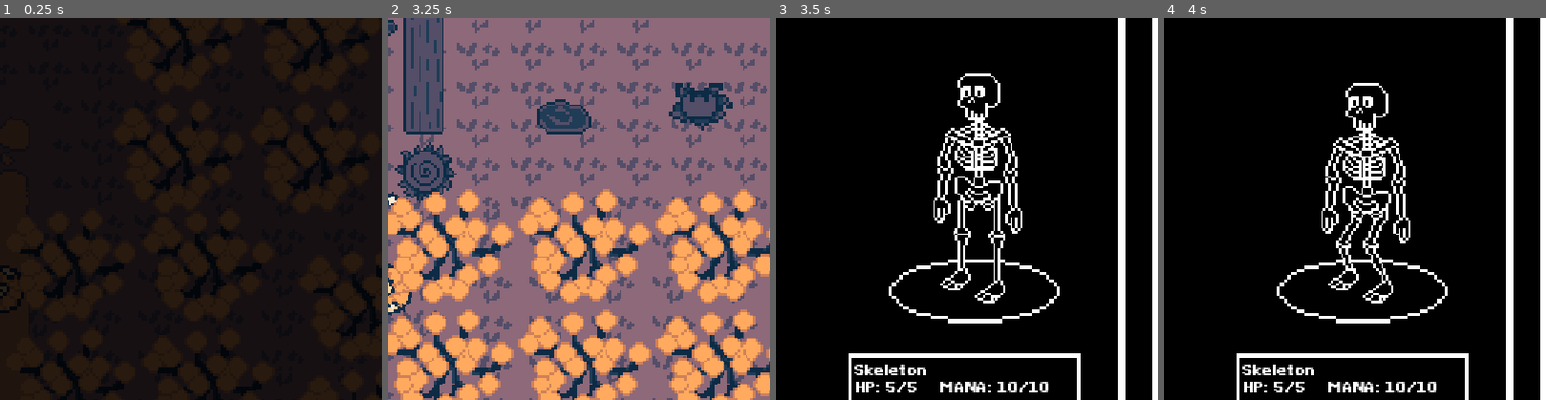
Above: before the commit, frames 1-4 (left to right).
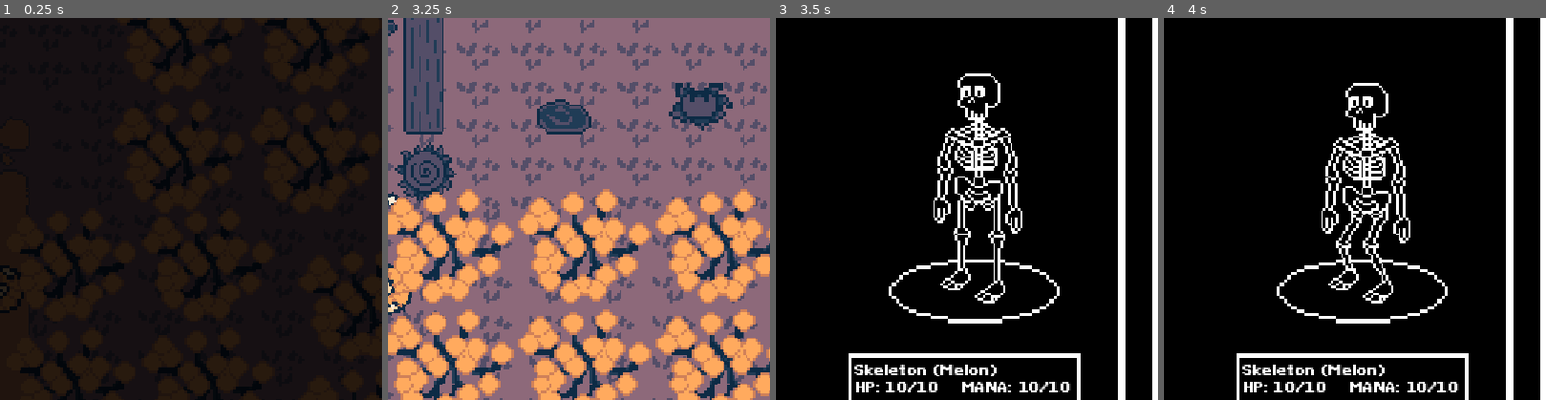
Above: after the commit, the same moments.

Repository: QuoteGenerator/Jame_Gam_Halloween
Game: Godot game, scene res://area_2.tscn
Same seed, same stepped clock (60 frames per second), same inputs: the game is played once before the commit and once after it. This scene is started directly instead of the project's main scene.
Inputs (mouse positions are % of the whole screen's width and height, from its top left):
- Up to frame 1 (0.25 s): no input
- Up to frame 2 (3.25 s): move the mouse to (72, 45) at 0.52 s; hold D 0.53-1.28 s; tap E (Interact) every 0.75 s from 0.6 to 2.85 s; move the mouse to (30, 55) at 1.27 s; hold S 1.28-2.03 s; move the mouse to (60, 28) at 2.02 s; hold D 2.03-2.78 s; move the mouse to (45, 70) at 2.77 s; hold W from 2.78 s (still down)
- Up to frame 3 (3.5 s): keep holding W
- Up to frame 4 (4 s): move the mouse to (80, 65) at 3.52 s; release W at 3.53 s; hold A from 3.53 s (still down); tap E (Interact) at 3.6 s
The pictures show only the part of the screen within x 50-100%, y 14-64%; the shares and areas given below are measured in that part.

Frames 1-2 are identical in both runs. In frame 3, 1.2% of the frame differs, in the area x 28-78%, y 90-98%; in frame 4, 1.2%.

Commit message:
normal mode

Diff:
--- a/Jame_GAM_HALLOWEN_FIX/jame-gam-halloween/Scripts/enemy.gd
+++ b/Jame_GAM_HALLOWEN_FIX/jame-gam-halloween/Scripts/enemy.gd
@@ -6,6 +6,9 @@
 var in_combat: bool = false
 @export var health: int = 100
 @export var max_health: int = 100
+@export var hard_health = 100
+@export var hard_max_health = 100
+
 @export var mana: int = 15
 @export var max_mana: int = 15
 @export var enemy_name: String = "ENEMY"
--- a/Jame_GAM_HALLOWEN_FIX/jame-gam-halloween/Tutorial_Area.tscn
+++ b/Jame_GAM_HALLOWEN_FIX/jame-gam-halloween/Tutorial_Area.tscn
@@ -277,12 +277,19 @@
 
 [node name="SkeletonEnemy" parent="." unique_id=845605063 instance=ExtResource("14_dipwe")]
 position = Vector2(-75, -26)
-health = 10
+max_health = 5
+hard_health = 10
+hard_max_health = 10
 enemy_name = "Damaged Skeleton (Fred)"
 
 [node name="GhostEnemy" parent="." unique_id=538779952 instance=ExtResource("15_fpldr")]
 position = Vector2(52, -50.000004)
 rotation = -3.1415927
+health = 5
+max_health = 5
+hard_health = 10
+hard_max_health = 10
+enemy_name = "Ghost (Charlie)"
 
 [node name="SceneSwitch" type="Area2D" parent="." unique_id=1350106262]
 script = ExtResource("16_fpldr")
--- a/Jame_GAM_HALLOWEN_FIX/jame-gam-halloween/area_1.tscn
+++ b/Jame_GAM_HALLOWEN_FIX/jame-gam-halloween/area_1.tscn
@@ -310,8 +310,9 @@
 [node name="SkeletonEnemy" parent="." unique_id=233608979 instance=ExtResource("15_th8es")]
 position = Vector2(83, 11)
 rotation = 3.1415927
-health = 10
-max_health = 10
+max_health = 5
+hard_health = 10
+hard_max_health = 10
 enemy_name = "Skeleton (Ella)"
 
 [node name="CombatUI" parent="." unique_id=111705774 instance=ExtResource("16_ayu7x")]
--- a/Jame_GAM_HALLOWEN_FIX/jame-gam-halloween/area_2.tscn
+++ b/Jame_GAM_HALLOWEN_FIX/jame-gam-halloween/area_2.tscn
@@ -345,7 +345,11 @@
 z_index = 1
 position = Vector2(-42, 49)
 rotation = 0.0
-max_health = 5
+health = 10
+max_health = 10
+hard_health = 15
+hard_max_health = 15
+enemy_name = "Skeleton (Melon)"
 
 [node name="treestump" parent="." unique_id=148929270 instance=ExtResource("15_e2j2b")]
 position = Vector2(5, -15)
@@ -361,6 +365,8 @@
 scale = Vector2(1.4000001, 1.4000001)
 health = 15
 max_health = 15
+hard_health = 15
+hard_max_health = 15
 enemy_name = "Ghost (Toast)"
 
 [node name="pumpkin_spice_latte" parent="." unique_id=870276362 instance=ExtResource("17_3opce")]
@@ -403,8 +409,10 @@
 [node name="zombie" parent="." unique_id=744630692 instance=ExtResource("18_3opce")]
 position = Vector2(33, -55)
 rotation = -1.5707964
-health = 20
-max_health = 20
+health = 10
+max_health = 10
+hard_health = 15
+hard_max_health = 15
 mana = 15
 max_mana = 15
 enemy_name = "Zombie (Brain)"
--- a/Jame_GAM_HALLOWEN_FIX/jame-gam-halloween/area_3.tscn
+++ b/Jame_GAM_HALLOWEN_FIX/jame-gam-halloween/area_3.tscn
@@ -370,6 +370,8 @@
 position = Vector2(-39, -45)
 health = 5
 max_health = 5
+hard_health = 5
+hard_max_health = 5
 enemy_name = "Ghost (Grill)"
 
 [node name="SkeletonEnemy" parent="." unique_id=1071752477 instance=ExtResource("15_85wqg")]
@@ -378,6 +380,8 @@
 scale = Vector2(1.400002, 1.400002)
 health = 10
 max_health = 10
+hard_health = 10
+hard_max_health = 10
 mana = 5
 max_mana = 5
 enemy_name = "Cool Skeleton (Tom)"
--- a/Jame_GAM_HALLOWEN_FIX/jame-gam-halloween/final_area.tscn
+++ b/Jame_GAM_HALLOWEN_FIX/jame-gam-halloween/final_area.tscn
@@ -306,8 +306,10 @@
 rotation = -3.1415925
 
 [node name="witch" parent="." unique_id=845605063 groups=["which"] instance=ExtResource("7_f5s4f")]
-health = 25
-max_health = 25
+health = 20
+max_health = 20
+hard_health = 25
+hard_max_health = 25
 mana = 25
 max_mana = 25
 enemy_name = "Witch (Agatha)"
Not shown: 1 places in Jame_GAM_HALLOWEN_FIX/jame-gam-halloween/area_1.tscn that only renumber resources
Not shown: 1 places in Jame_GAM_HALLOWEN_FIX/jame-gam-halloween/area_2.tscn that only renumber resources
Not shown: 1 places in Jame_GAM_HALLOWEN_FIX/jame-gam-halloween/area_3.tscn that only renumber resources
